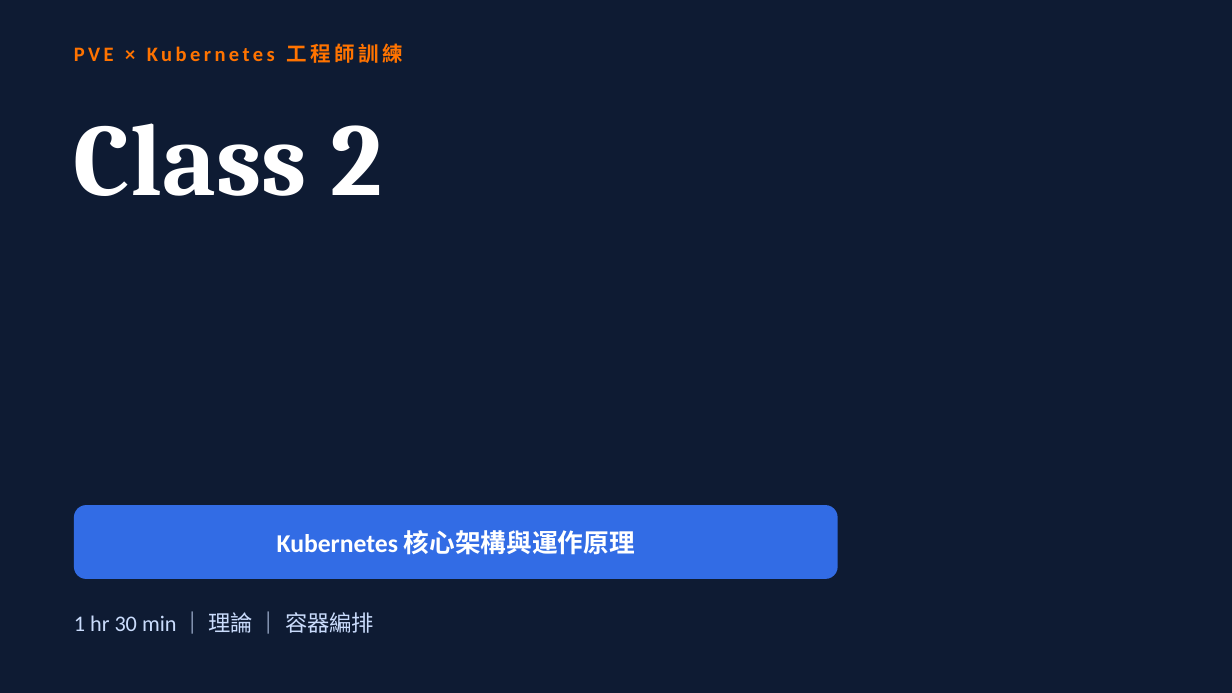
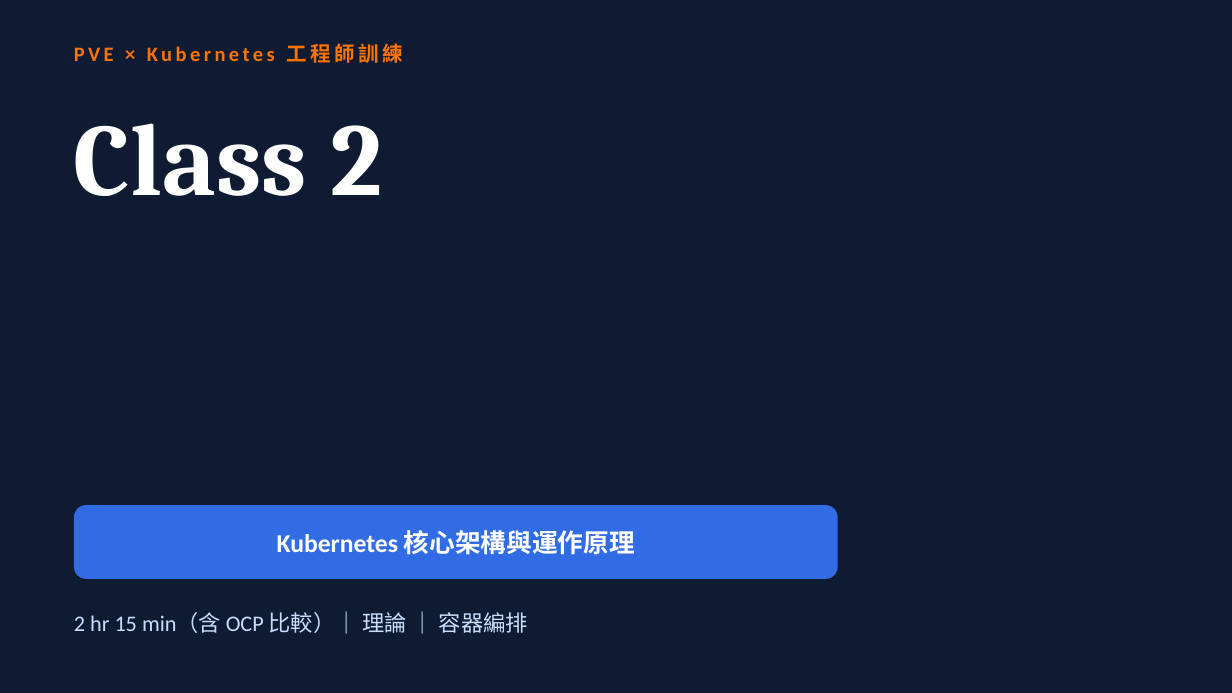
Before and after one commit to subirdkimo/k8s-course, a slide deck: slide 1 of 01-class-slides/class-02-k8s-core.pptx. Drawn at 1232x693 pixels with LibreOffice and Linux fonts; fonts in the diff are those of the drawing. Boxes give left, top, right and bottom in pixels: in the first picture for what was removed or moved away, otherwise in the second. Text is boxed around its words. In the diff, an @@ line names an element or a change of style, - is before the commit and + after.

```diff
--- a/01-class-slides/class-02-k8s-core.pptx
+++ b/01-class-slides/class-02-k8s-core.pptx
@@ text at <box>74,611,528,634</box>: text changed @@
-1 hr 30 min ｜ 理論 ｜ 容器編排
+2 hr 15 min（含 OCP 比較）｜ 理論 ｜ 容器編排
```
Also in this commit, not shown: 8 other slides changed, 6 slides added, 7 other files.
